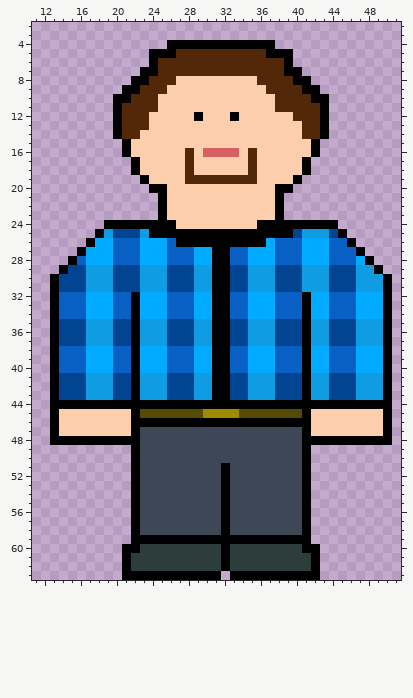
Edited in one commit: pixel-art sprite (UpJam/resources/Sprites/tomSprite.png). The picture above is the old version.
The file is 64x64 pixels. Colours within 5 levels of each other are drawn and written as one. Shown: x 11..51, y 2..63.
Once edited:
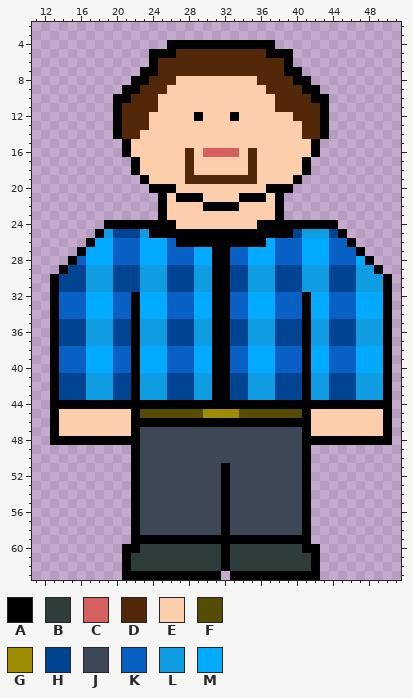
Palette (. is transparent): A #000000  B #2c3d3b  C #d65f5f  D #532808  E #fcceab  F #554b03  G #9d8b01  H #014592  J #3d4756  K #0860c4  L #109ce2  M #02abff
Commit: tom now has a chin
Changes in this commit:
@@ x 24..39 @@
 19 EEEEDDDDDDDDEEEE
-20 AAEEEEEEEEEEEEAA
-21 .AEEEEEEEEEEEEA.
-22 .AEEEEEEEEEEEEA.
+20 AAAEEEEEEEEEEAAA
+21 .AEAAAEEEEAAAEA.
+22 .AEEEEAAAAEEEEA.
 23 .AEEEEEEEEEEEEA.
